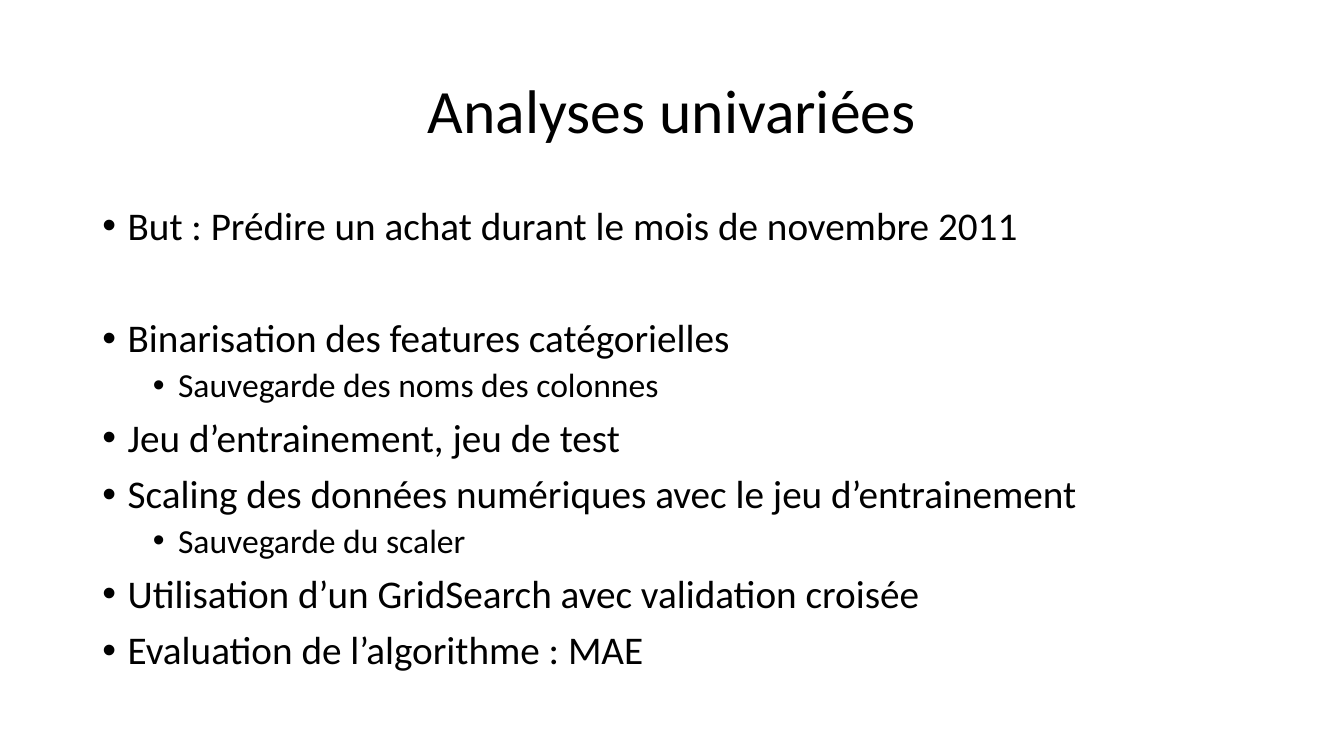
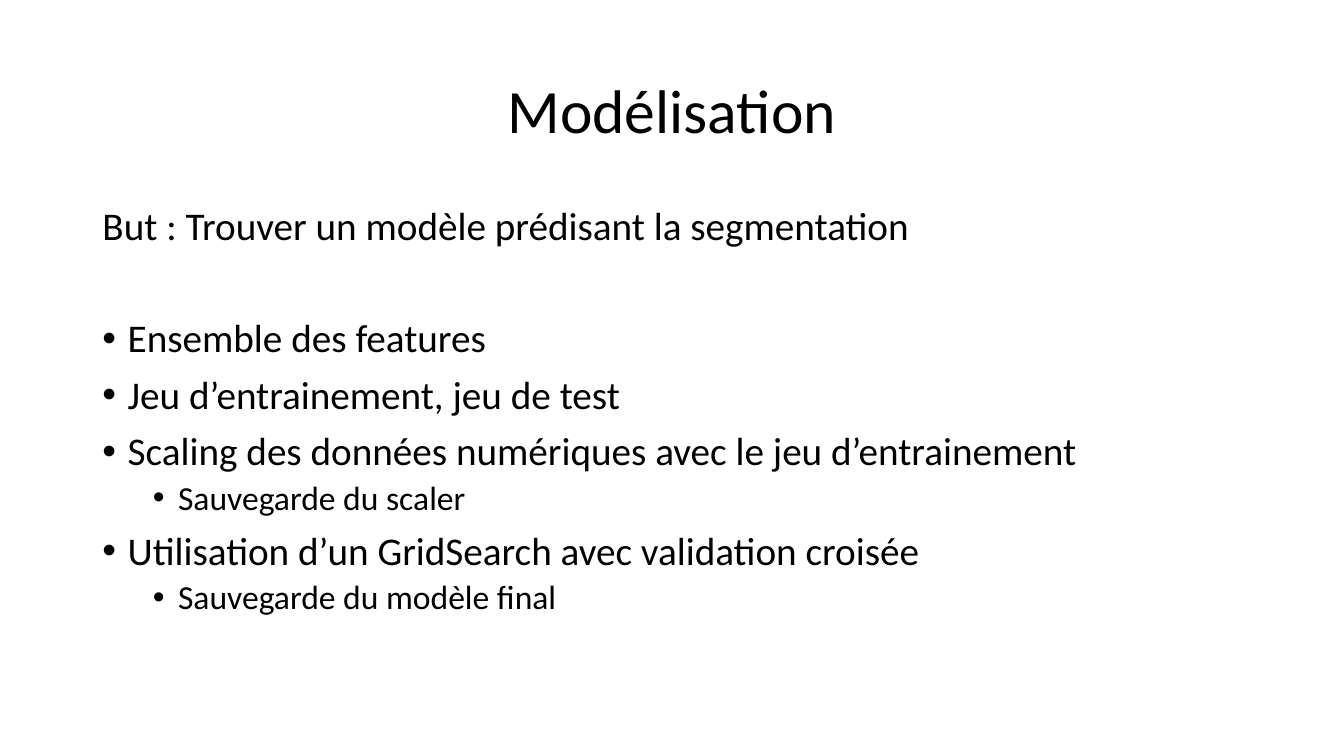
Before and after one commit to morganscao/Projet5, a slide deck: slide 22 of Rapport/P5 - Segmentez les comportements de clients.pptx. Drawn at 1344x756 pixels with LibreOffice and Linux fonts; fonts in the diff are those of the drawing. Boxes give left, top, right and bottom in pixels: in the first picture for what was removed or moved away, otherwise in the second. Text is boxed around its words. In the diff, an @@ line names an element or a change of style, - is before the commit and + after.

```diff
--- a/Rapport/P5 - Segmentez les comportements de clients.pptx
+++ b/Rapport/P5 - Segmentez les comportements de clients.pptx
@@ title at (x1=507, y1=90, x2=835, y2=134): text changed @@
-Analyses univariées
+Modélisation
@@ text at (x1=102, y1=212, x2=908, y2=353): text changed @@
-• But : Prédire un achat durant le mois de novembre 2011
-• Binarisation des features catégorielles
-  • Sauvegarde des noms des colonnes
+But : Trouver un modèle prédisant la segmentation
+• Ensemble des features
@@ text at (x1=178, y1=585, x2=556, y2=615): text changed; size 28 to 24 pt @@
-• Evaluation de l’algorithme : MAE
+  • Sauvegarde du modèle final
```
Also in this commit, not shown: 12 other slides changed, 15 slides added, 8 slides removed, 9 other files.
